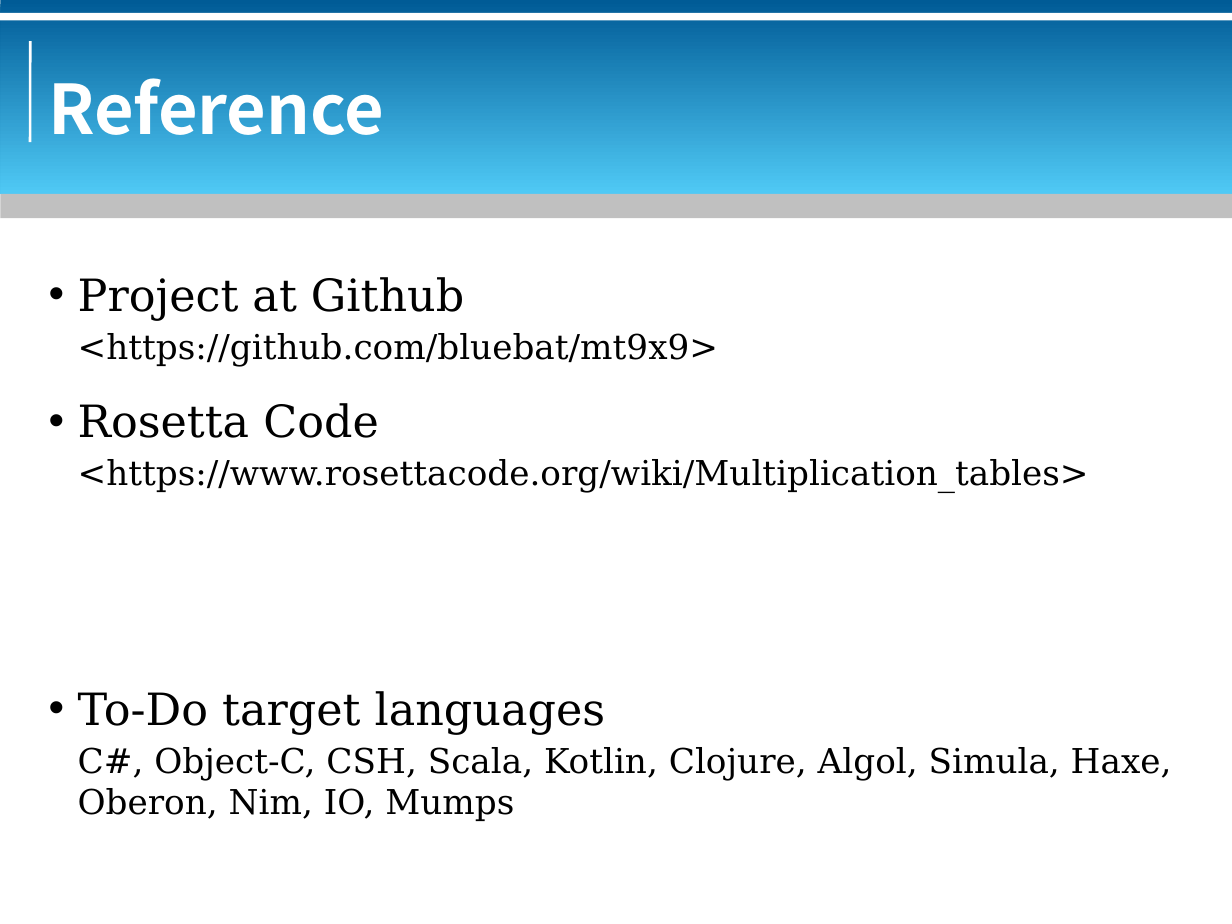
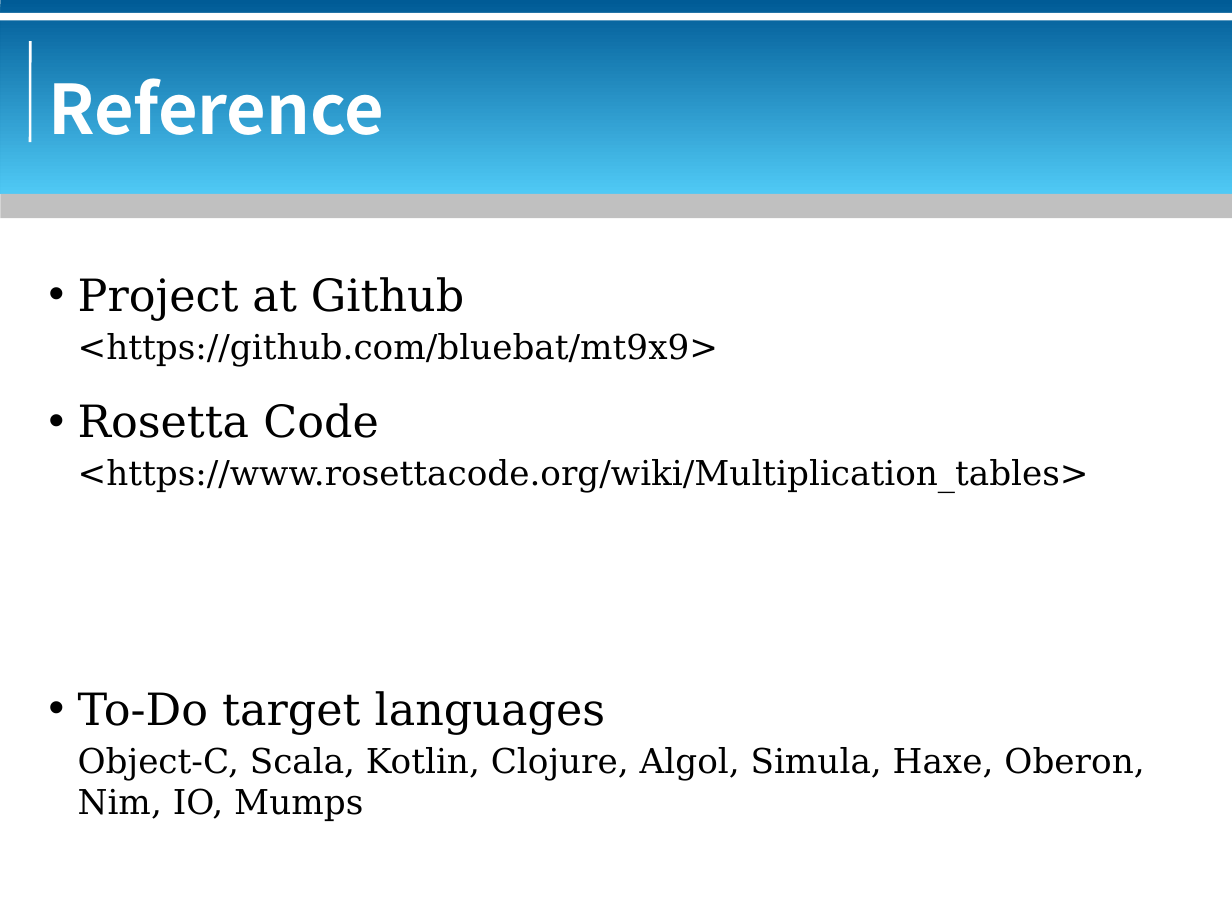
Before and after one commit to bluebat/.presentations, a slide deck: slide 24 of multiplication-table.odp (slide 23 before the commit). Drawn at 1232x924 pixels with LibreOffice and Linux fonts; fonts in the diff are those of the drawing; background and template pictures are left out. Boxes give left, top, right and bottom in pixels: in the first picture for what was removed or moved away, otherwise in the second. Text is boxed around its words. In the diff, an @@ line names an element or a change of style, - is before the commit and + after.

```diff
--- a/multiplication-table.odp
+++ b/multiplication-table.odp
@@ text at [78, 747, 1144, 821]: text changed @@
-C#, Object-C, CSH, Scala, Kotlin, Clojure, Algol, Simula, Haxe, Oberon, Nim, IO, Mumps
+Object-C, Scala, Kotlin, Clojure, Algol, Simula, Haxe, Oberon, Nim, IO, Mumps
```
Also in this commit, not shown: 4 other slides changed, 1 slide added, 1 other file.
